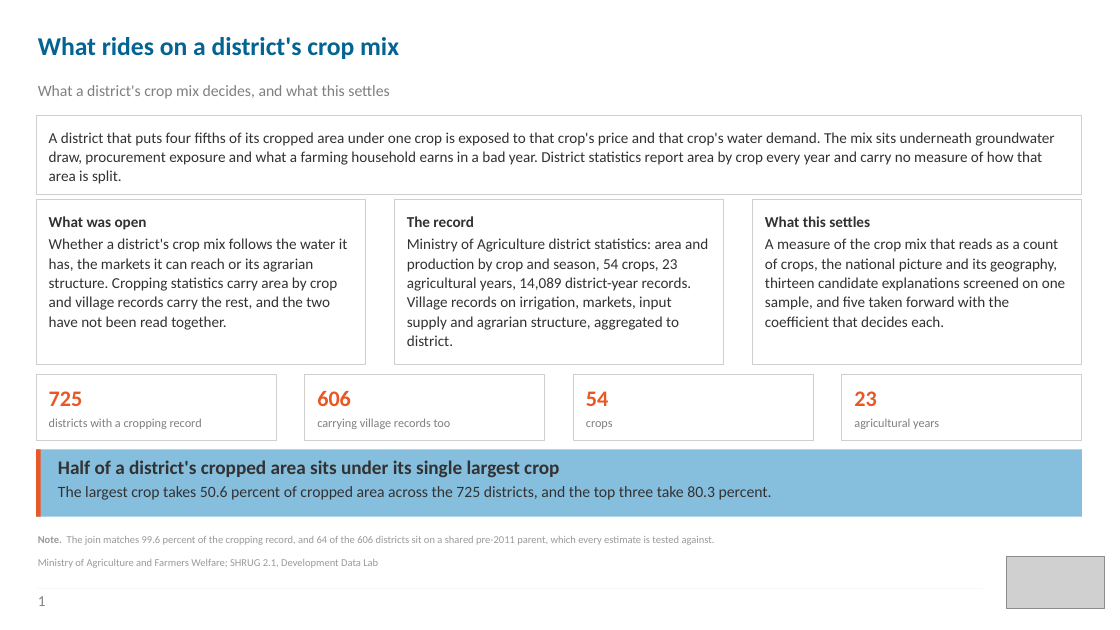
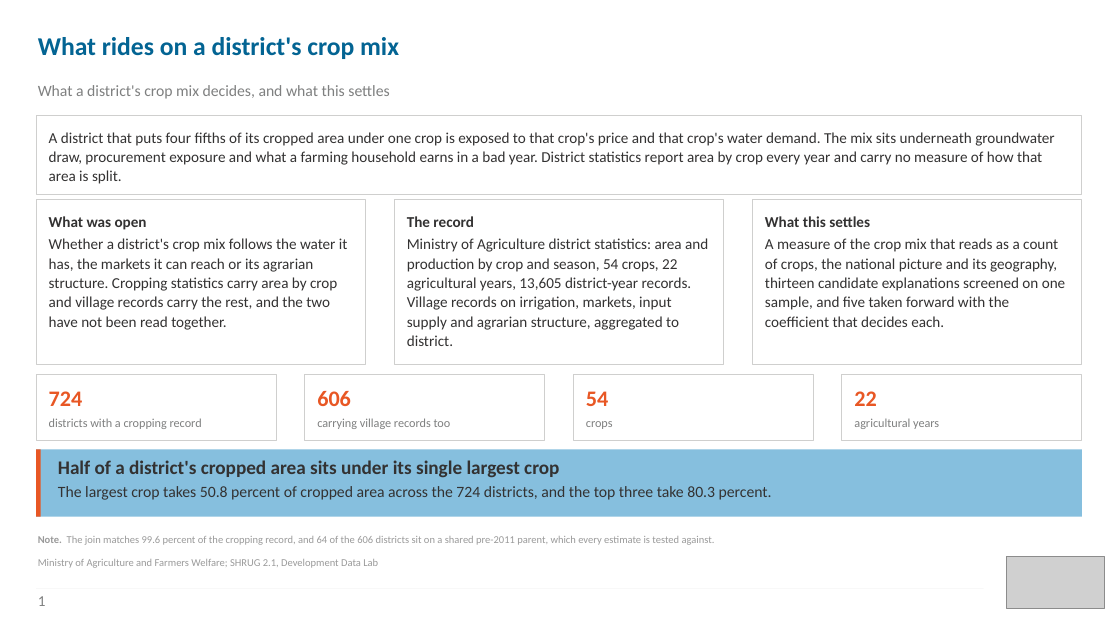
Before and after one commit to Mridlll/crop-diversity, a slide deck: slide 1 of deck/crop_diversity.pptx. Drawn at 1120x630 pixels with LibreOffice and Linux fonts; fonts in the diff are those of the drawing; grey boxes stand for pictures. Boxes give left, top, right and bottom in pixels: in the first picture for what was removed or moved away, otherwise in the second. Text is boxed around its words. In the diff, an @@ line names an element or a change of style, - is before the commit and + after.

```diff
--- a/deck/crop_diversity.pptx
+++ b/deck/crop_diversity.pptx
@@ text in rectangle at (407,238,708,346): text changed @@
-Ministry of Agriculture district statistics: area and production by crop and season, 54 crops, 23 agricultural years, 14,089 district-year records. Village records on irrigation, markets, input supply and agrarian structure, aggregated to district.
+Ministry of Agriculture district statistics: area and production by crop and season, 54 crops, 22 agricultural years, 13,605 district-year records. Village records on irrigation, markets, input supply and agrarian structure, aggregated to district.
@@ text in rectangle at (49,391,83,406): text changed @@
-725
+724
@@ text in rectangle at (854,391,876,406): text changed @@
-23
+22
@@ text at (58,486,772,500): text changed @@
-The largest crop takes 50.6 percent of cropped area across the 725 districts, and the top three take 80.3 percent.
+The largest crop takes 50.8 percent of cropped area across the 724 districts, and the top three take 80.3 percent.
```
Also in this commit, not shown: 11 other slides changed, 2 slides added, 2 slides removed, 53 other files.
